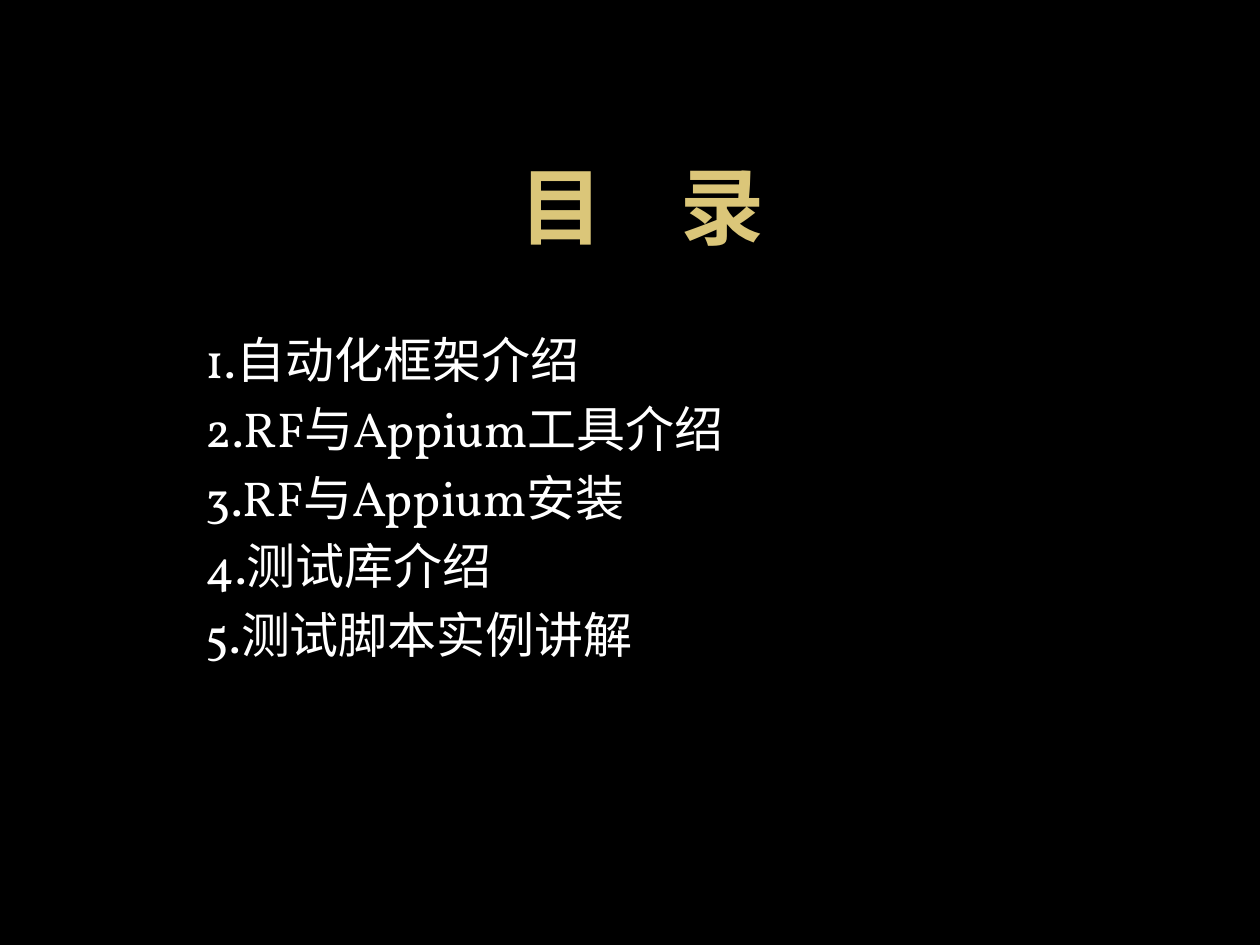
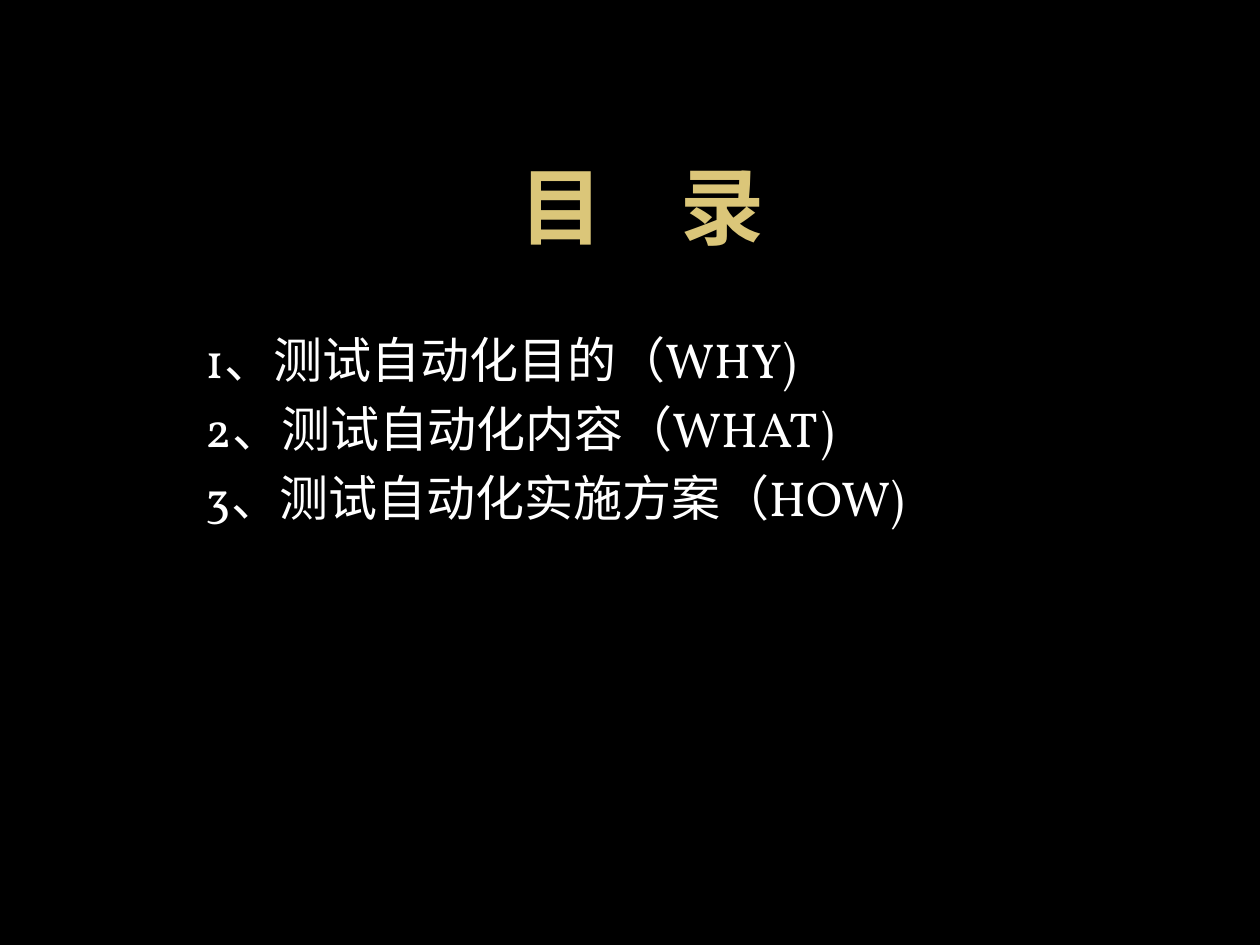
Before and after one commit to elvis2workspace/OPython, a slide deck: slide 2 of 自动化安装包/移动互联网事业部测试自动化实施方案介绍_张修海.pptx. Drawn at 1260x945 pixels with LibreOffice and Linux fonts; fonts in the diff are those of the drawing; background and template pictures are left out. Boxes give left, top, right and bottom in pixels: in the first picture for what was removed or moved away, otherwise in the second. Text is boxed around its words. In the diff, an @@ line names an element or a change of style, - is before the commit and + after.

```diff
--- a/自动化安装包/移动互联网事业部测试自动化实施方案介绍_张修海.pptx
+++ b/自动化安装包/移动互联网事业部测试自动化实施方案介绍_张修海.pptx
@@ text at box(206, 336, 905, 530): text changed; text colour #CCE8CF to #C7EDCC @@
-1.自动化框架介绍
-2.RF与Appium工具介绍
-3.RF与Appium安装
-4.测试库介绍
-5.测试脚本实例讲解
+1、测试自动化目的（WHY)
+2、测试自动化内容（WHAT)
+3、测试自动化实施方案（HOW)
```
Also in this commit, not shown: 13 other slides changed, 4 slides added, 6 other files.
